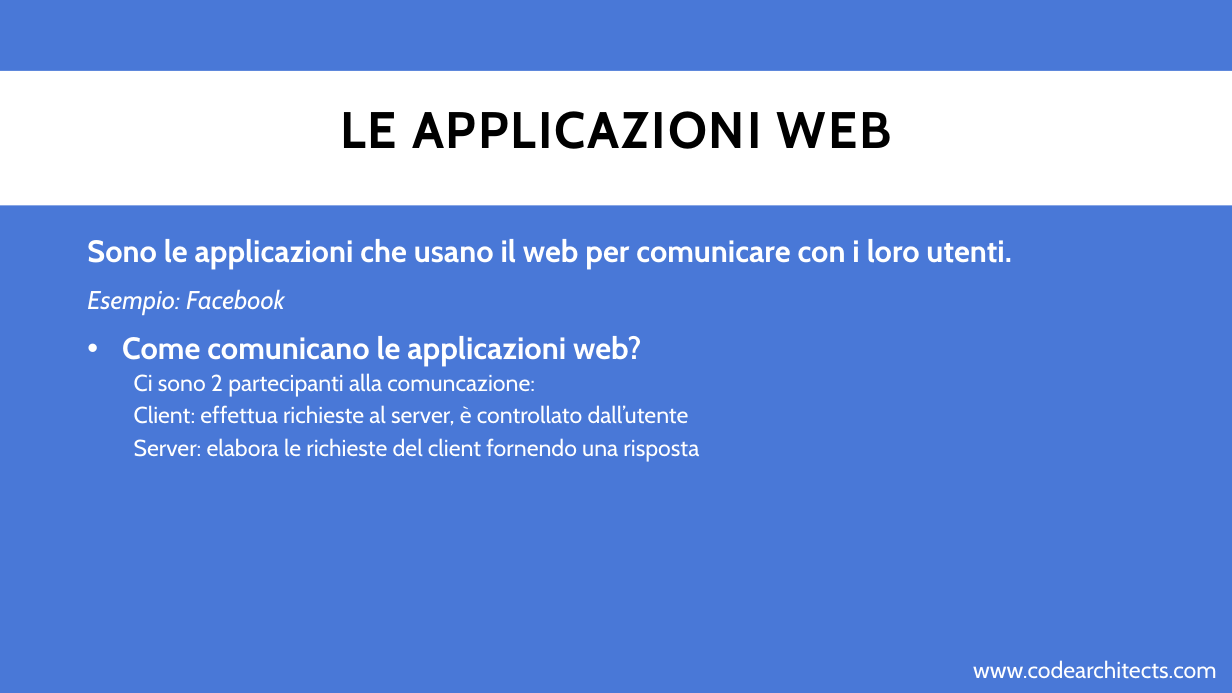
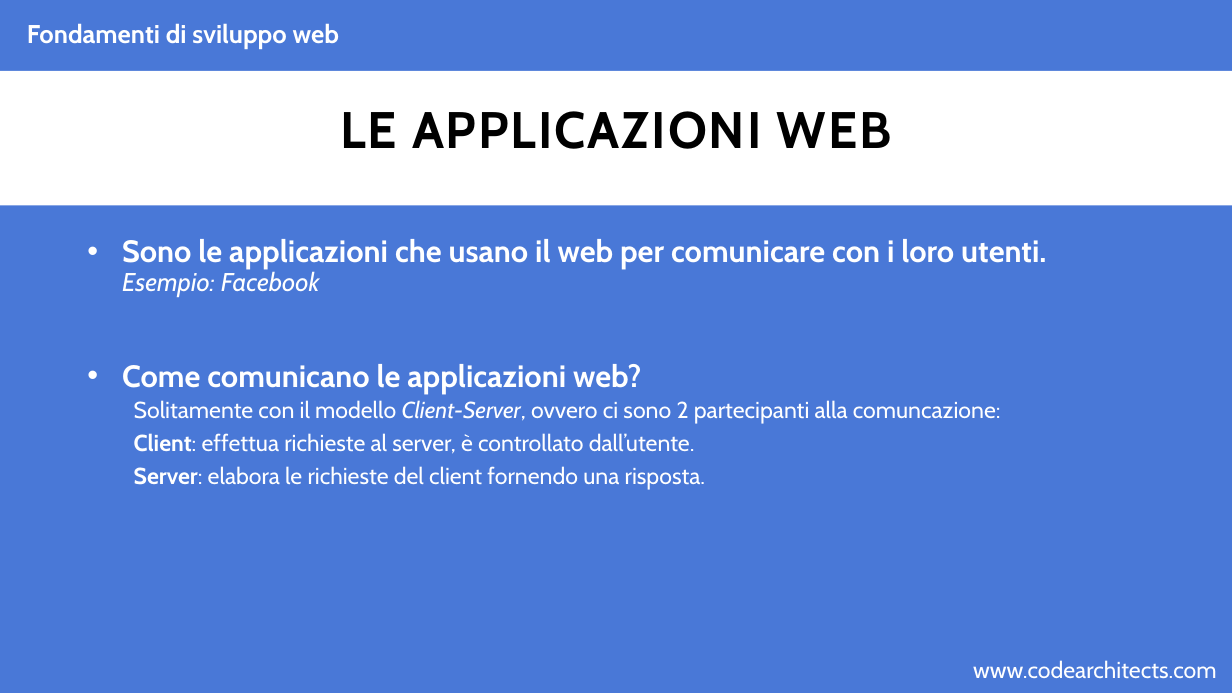
Before and after one commit to CodeArchitectsTraining/fondamenti-sviluppo-web-29052018, a slide deck: slide 2 of slides/html.pptx. Drawn at 1232x693 pixels with LibreOffice and Linux fonts; fonts in the diff are those of the drawing; background and template pictures are left out. Boxes give left, top, right and bottom in pixels: in the first picture for what was removed or moved away, otherwise in the second. Text is boxed around its words. In the diff, an @@ line names an element or a change of style, - is before the commit and + after.

```diff
--- a/slides/html.pptx
+++ b/slides/html.pptx
@@ text added at [27, 23, 339, 48], 20 pt, text #FFFFFF, bold @@
+Fondamenti di sviluppo web
@@ text at [122, 239, 1046, 297]: text changed @@
-Sono le applicazioni che usano il web per comunicare con i loro utenti.
-Esempio: Facebook
+• Sono le applicazioni che usano il web per comunicare con i loro utenti.
+  Esempio: Facebook
@@ text at [134, 400, 1001, 490]: text changed @@
-  Ci sono 2 partecipanti alla comuncazione:
-  Client: effettua richieste al server, è controllato dall’utente
-  Server: elabora le richieste del client fornendo una risposta
+  Solitamente con il modello Client-Server, ovvero ci sono 2 partecipanti alla comuncazione:
+  Client: effettua richieste al server, è controllato dall’utente.
+  Server: elabora le richieste del client fornendo una risposta.
```
Also in this commit, not shown: 2 other slides changed.
